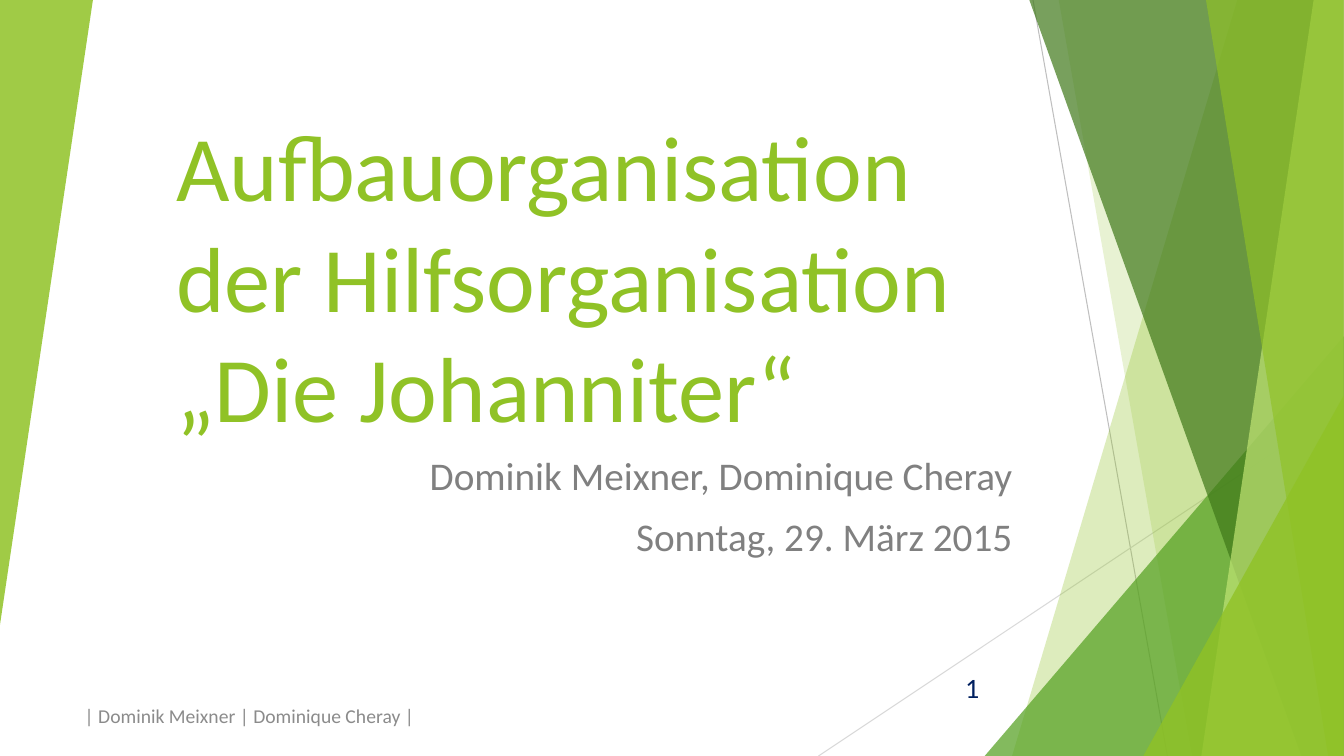
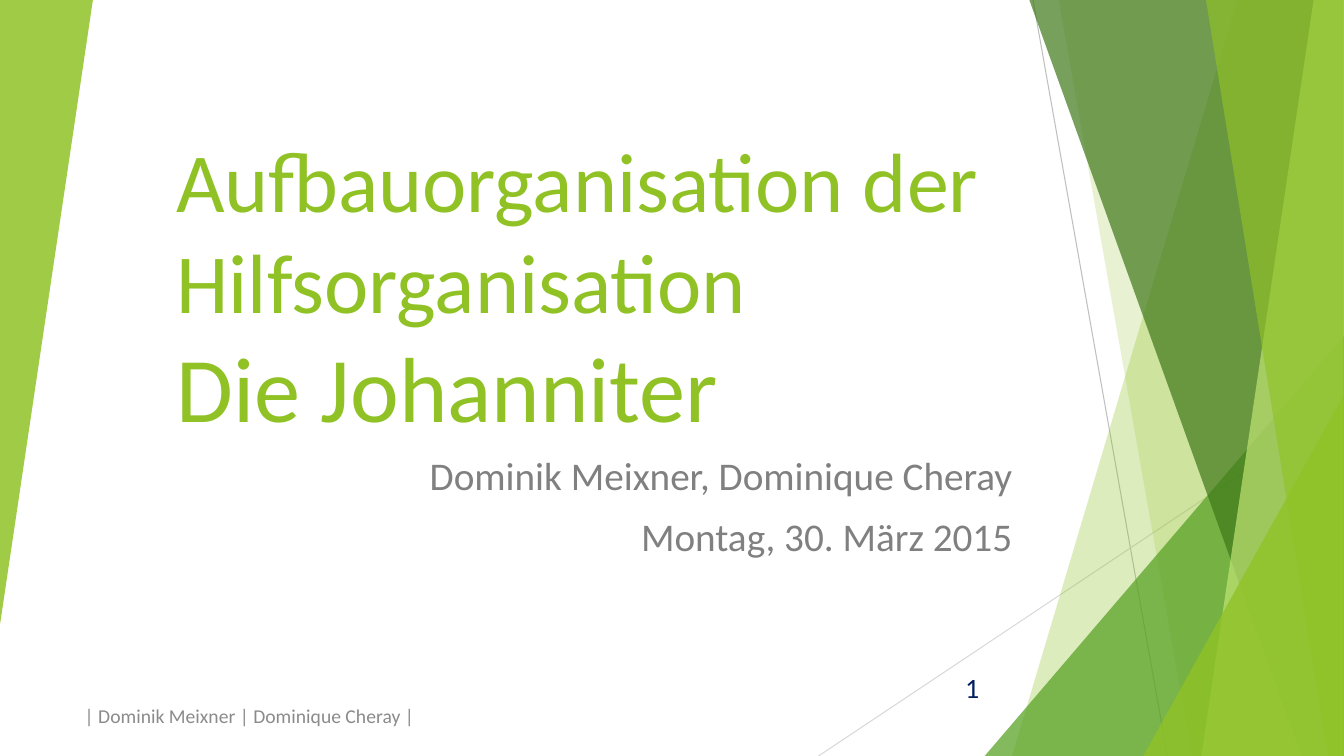
Before and after one commit to domeix/BlaBla, a slide deck: slide 1 of JUH/AufbauorganisationJUHPraes.pptx. Drawn at 1344x756 pixels with LibreOffice and Linux fonts; fonts in the diff are those of the drawing. Boxes give left, top, right and bottom in pixels: in the first picture for what was removed or moved away, otherwise in the second. Text is boxed around its words. In the diff, an @@ line names an element or a change of style, - is before the commit and + after.

```diff
--- a/JUH/AufbauorganisationJUHPraes.pptx
+++ b/JUH/AufbauorganisationJUHPraes.pptx
@@ title at [176,153,978,423]: text changed; size 66 to 60 pt @@
-Aufbauorganisation der Hilfsorganisation „Die Johanniter“
+Aufbauorganisation der Hilfsorganisation
+Die Johanniter
@@ subtitle at [641,525,1012,558]: text changed @@
-Sonntag, 29. März 2015
+Montag, 30. März 2015
```
Also in this commit, not shown: 1 other slide changed, 1 slide added, 2 other files.
